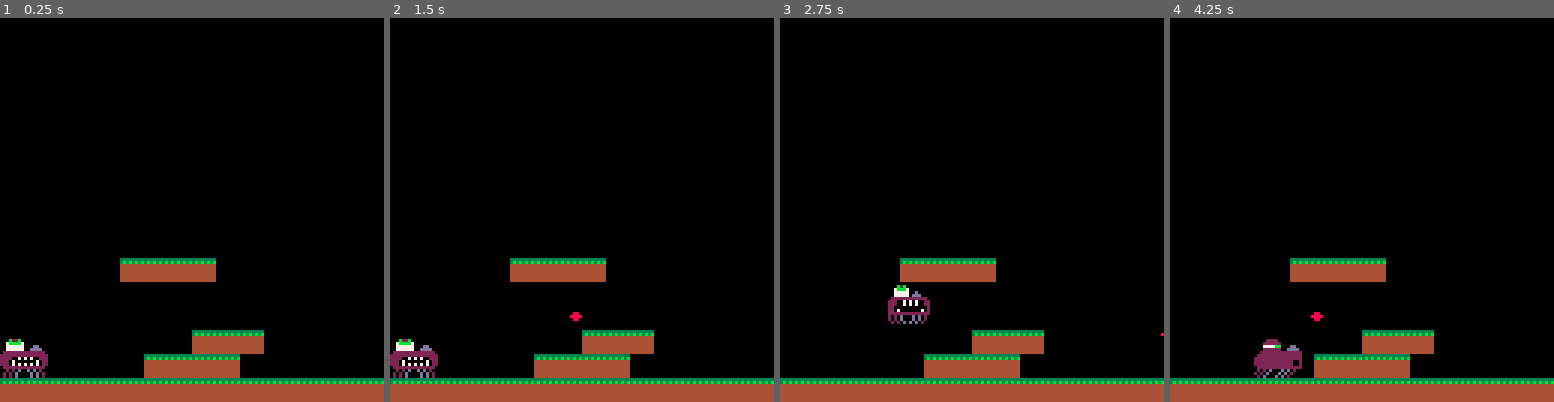
Above: before the commit, frames 1-4 (left to right).
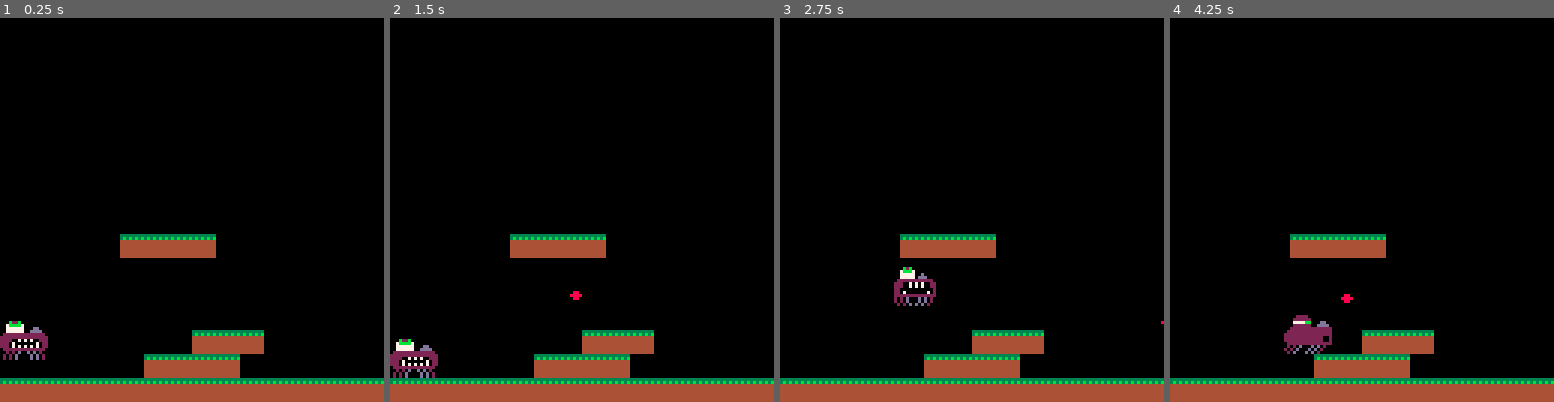
Above: after the commit, the same moments.

Repository: flpvsk/perry
Game: PICO-8 cartridge perry.p8
Same seed, same stepped clock (60 frames per second), same inputs: the game is played once before the commit and once after it.
Inputs:
- Up to frame 1 (0.25 s): no input
- Up to frame 2 (1.5 s): tap X (X key) at 0.33, 1.07 s; tap O (Z key) at 0.7 s
- Up to frame 3 (2.75 s): hold Right 1.6-2.1 s; tap O (Z key) at 1.7, 2.1, 2.5 s; tap X (X key) at 1.85 s; hold Up 2.15-2.42 s; hold Right from 2.47 s (still down)
- Up to frame 4 (4.25 s): tap O (Z key) every 0.4 s from 2.9 to 4.1 s; tap X (X key) at 2.97, 4.08 s; release Right at 3.03 s; hold Left 3.08-3.58 s; hold Down 3.63-3.97 s; hold Right from 4.02 s (still down)

The runs differ from the first frame. In frame 1, 4.3% of the frame differs, in the area x 0-57%, y 56-94%; in frame 2, 3.2%; in frame 3, 3.8%; in frame 4, 4.8%, in the area x 21-57%, y 56-94%.

Commit message:
Fix collisions alg

Diff:
--- a/perry.p8
+++ b/perry.p8
@@ -25,9 +25,9 @@
 -- new updates from andrey
 
 function _init()
-  local jumpSpeed = 14
+  local jumpSpeed = 20
   perry = {
-    position={0, 114 - jumpSpeed},
+    position={0, 114 - 2 * jumpSpeed},
     size={16, 16},
     state="idle",
     acceleration=0.5,
@@ -277,11 +278,11 @@
   print(debug, cam[1], cam[2])
   local perrySprite = mod(flr(frame / 10), 2)
 
-  if perry.state == "jumping" and perry.jumpProgress < 0.4 then
+  if perry.state == "jumping" and perry.jumpProgress < 0.3 then
     perrySprite = 2
   end
 
-  if perry.state == "jumping" and perry.jumpProgress >= 0.4 then
+  if perry.state == "jumping" and perry.jumpProgress >= 0.3 then
     perrySprite = 3
   end
 
@@ -359,6 +360,72 @@
   return not v.isRemoved
 end
 
+function drawCheckMap(position, size, direction, flag)
+  local x = position[1]
+  local y = position[2]
+  local w = size[1]
+  local h = size[2]
+
+  local x1 = 0
+  local x2 = 0
+  local y1 = 0
+  local y2 = 0
+
+  if direction[1] < 0 then
+    x1 = x - 1
+    y1 = y
+    x2 = x
+    y2 = y + h - 1
+  end
+
+  if direction[1] > 0 then
+    x1 = x + w - 1
+    y1 = y
+    x2 = x + w
+    y2 = y + h - 1
+  end
+
+  if direction[2] < 0 then
+    x1 = x + sgn(direction[1])
+    y1 = y - 1
+    x2 = x + w - sgn(direction[1])
+    y2 = y
+  end
+
+  if direction[2] > 0 then
+    x1 = x + sgn(direction[1])
+    y1 = y + h
+    x2 = x + w - sgn(direction[1])
+    y2 = y + h
+  end
+
+  rect(x1, y1, x2, y2, 5)
+
+  local xs = { x1 }
+  local ys = { y1 }
+
+  while xs[#xs] < x2 do
+    local last = xs[#xs]
+    add(xs, last + min(8, x2 - last))
+  end
+
+  while ys[#ys] < y2 do
+    local last = ys[#ys]
+    add(ys, last + min(8, y2 - last))
+  end
+
+
+  for xx in all(xs) do
+    for yy in all(ys) do
+      mapx = xx / 8
+      mapy = yy / 8
+      if fget(mget(mapx, mapy), flag) then
+        rect(xx - 1, yy - 1, xx + 1, yy + 1, 9)
+      end
+    end
+  end
+end
+
 function checkMap(position, size, direction, flag)
   local x = position[1]
   local y = position[2]
@@ -385,31 +452,43 @@
   end
 
   if direction[2] < 0 then
-    x1 = x + 1
+    x1 = x + sgn(direction[1])
     y1 = y - 1
-    x2 = x + w - 1
+    x2 = x + w - sgn(direction[1])
     y2 = y
   end
 
   if direction[2] > 0 then
-    x1 = x
+    x1 = x + sgn(direction[1])
     y1 = y + h
-    x2 = x + w - 1
+    x2 = x + w - sgn(direction[1])
     y2 = y + h
   end
 
-  -- pixels to tiles
-  x1 /= 8
-  x2 /= 8
-  y1 /= 8
-  y2 /= 8
-
-  return (
-    fget(mget(x1, y1), flag) or
-    fget(mget(x1, y2), flag) or
-    fget(mget(x2, y1), flag) or
-    fget(mget(x2, y2), flag)
-  )
+  local xs = { x1 }
+  local ys = { y1 }
+
+  while xs[#xs] < x2 do
+    local last = xs[#xs]
+    add(xs, last + min(8, x2 - last))
+  end
+
+  while ys[#ys] < y2 do
+    local last = ys[#ys]
+    add(ys, last + min(8, y2 - last))
+  end
+
+  for xx in all(xs) do
+    for yy in all(ys) do
+      mapx = xx / 8
+      mapy = yy / 8
+      if fget(mget(mapx, mapy), flag) then
+        return true
+      end
+    end
+  end
+
+  return false
 end
 
 
@@ -420,6 +499,10 @@
     direction={0, 0},
     speed=0
   }
+end
+
+function ceil(v)
+  return flr(v + 0.9999999999)
 end
 
 __gfx__
@@ -563,8 +646,8 @@
 0000000000000000000000000000000000000000000000000000000000000000000000000000000000000000000000000000000000000000000000000000000000000000000000000000000000000000000000000000000000000000000000000000000000000000000000000000000000000000000000000000000000000000
 0000000000000000000000000000000000000000000000000000000000000000000000000000000000000000000000000000000000000000000000000000000000000000000000000000000000000000000000000000000000000000000000000000000000000000000000000000000000000000000000000000000000000000
 0000000000000000000000000000000000000000000000000000000000000000000000000000000000000000000000000000000000000000000000000000000000000000000000000000000000000000000000000000000000000000000000000000000000000000000000000000000000000000000000000000000000000000
-0000000000000000000000000000000000000000000000000000000000000000000000000000000000000000000000000000000000000000000000000000000000000000000000000000000000000000000000000000000000000000000000000000000000000000000000000000000000000000000000000000000000000000
-0000000000404040400000000000000000000000000040404040000000000000000000000000404040400000000000000000000000004040404000000000000000000000000040404040000000000000000000000000404040400000000000000000000000004040404000000000000000000000404040400000000000000000
+0000000000404040400000000000000000000000000000000000000000000000000000000000000000000000000000000000000000000000000000000000000000000000000000000000000000000000000000000000000000000000000000000000000000000000000000000000000000000000000000000000000000000000
+0000000000414141410000000000000000000000000040404040000000000000000000000000404040400000000000000000000000004040404000000000000000000000000040404040000000000000000000000000404040400000000000000000000000004040404000000000000000000000404040400000000000000000
 0000000000000000000000000000000000000000000000000000000000000000000000000000000000000000000000000000000000000000000000000000000000000000000000000000000000000000000000000000000000000000000000000000000000000000000000000000000000000000000000000000000000000000
 0000000000707000000000000000000000000000000070700000000000000000000000000070707000000000000000000000000000007070000000000000000000000000007070700000000000000000000000000000707000000000000000000000000000707070000000000000000000000000707070000000000000000000
 0000000000000000404040000000000000000000000000000040404000000000000000000000000000404040000000000000000000000000004040400000000000000000000000000040404000000000000000000070700000404040000000000000000000007070004040400000000000000070707000404040000000000000
